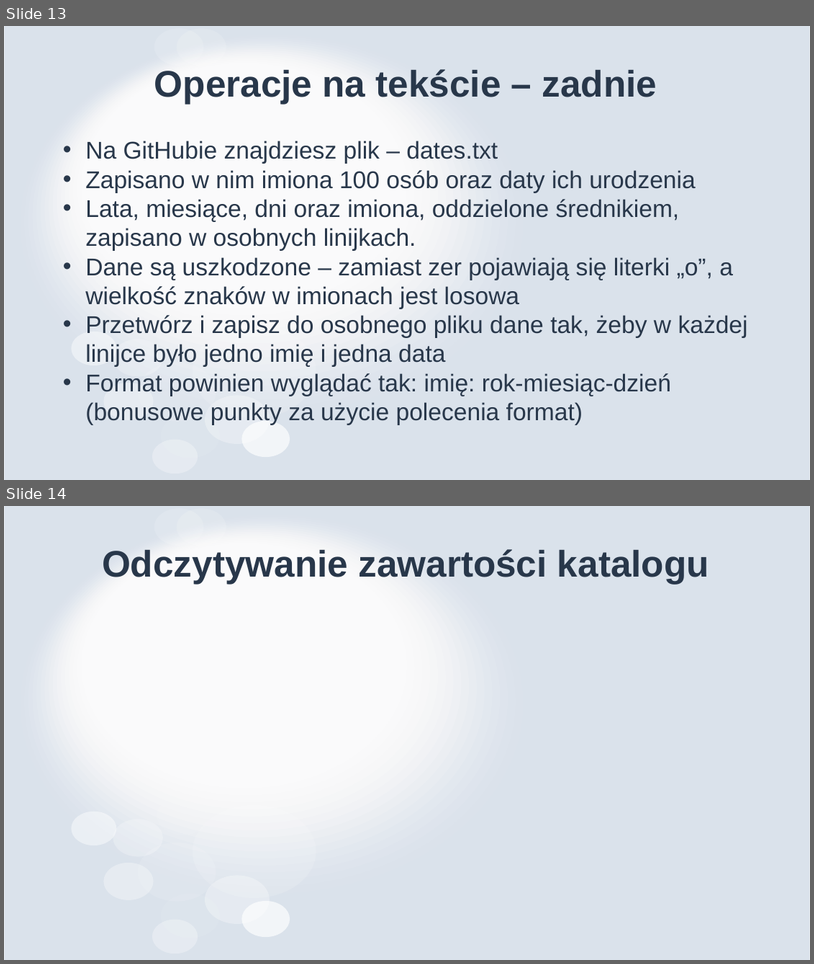
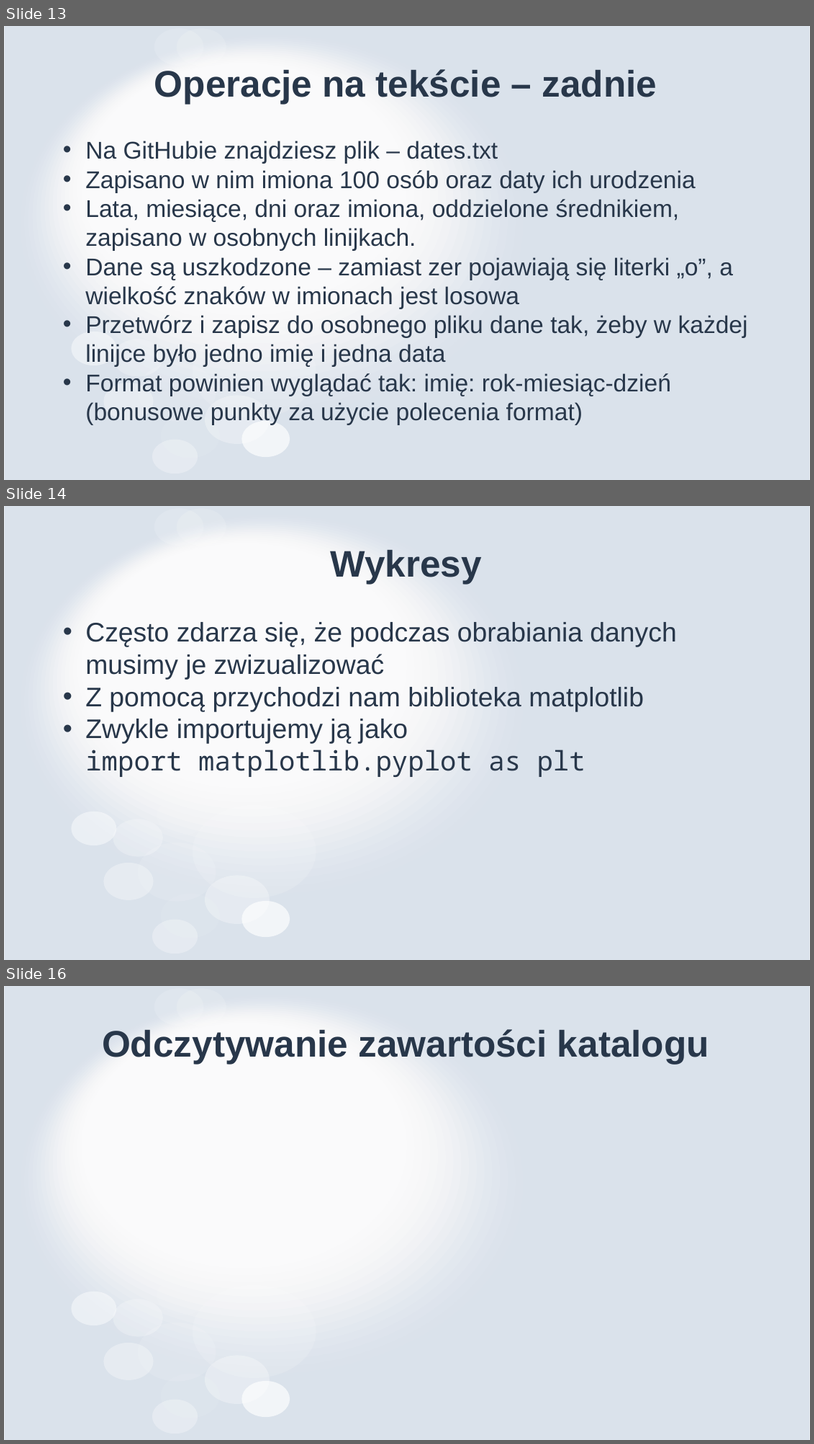
Before and after one commit to MikoStoro/ETI_Academy_python, a slide deck: EverydayPython/EverydayPython.pptx. Shown one above the other, each under a label of ours: slides 13 and 14 before the commit, slides 13, 14 and 16 after it; the slides between them are not shown. The pictures are 814x964 and 814x1444 pixels, drawn with LibreOffice and Linux fonts; fonts in the diff are those of the drawing. Boxes give left, top, right and bottom in pixels: in the first picture for what was removed or moved away, otherwise in the second. Text is boxed around its words. In the diff, an @@ line names an element or a change of style, - is before the commit and + after.

```diff
--- a/EverydayPython/EverydayPython.pptx
+++ b/EverydayPython/EverydayPython.pptx
@@ slide 14 added at [4,506,810,960], background #FFFFFF; not listed: 31 template elements that a slide beside it also shows @@
@@ title added at [330,550,481,584], 44 pt, text #28374A, bold @@
+Wykresy
@@ text added at [85,622,676,777], 32 pt, text #28374A @@
+• Często zdarza się, że podczas obrabiania danych musimy je zwizualizować
+• Z pomocą przychodzi nam biblioteka matplotlib
+• Zwykle importujemy ją jako
+  import matplotlib.pyplot as plt
@@ what was slide 14 is now slide 16 @@
```
Also in this commit, not shown: 3 slides changed, 1 other slide added, 3 other files.
